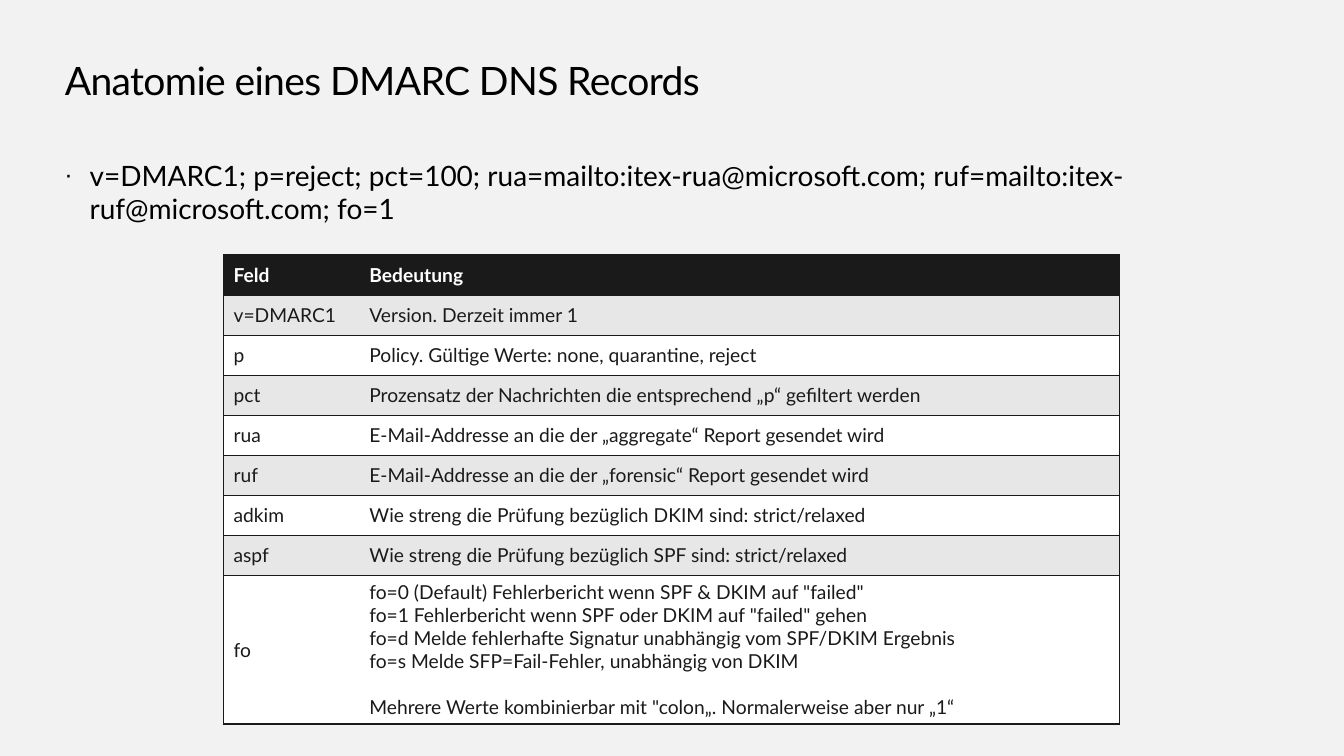
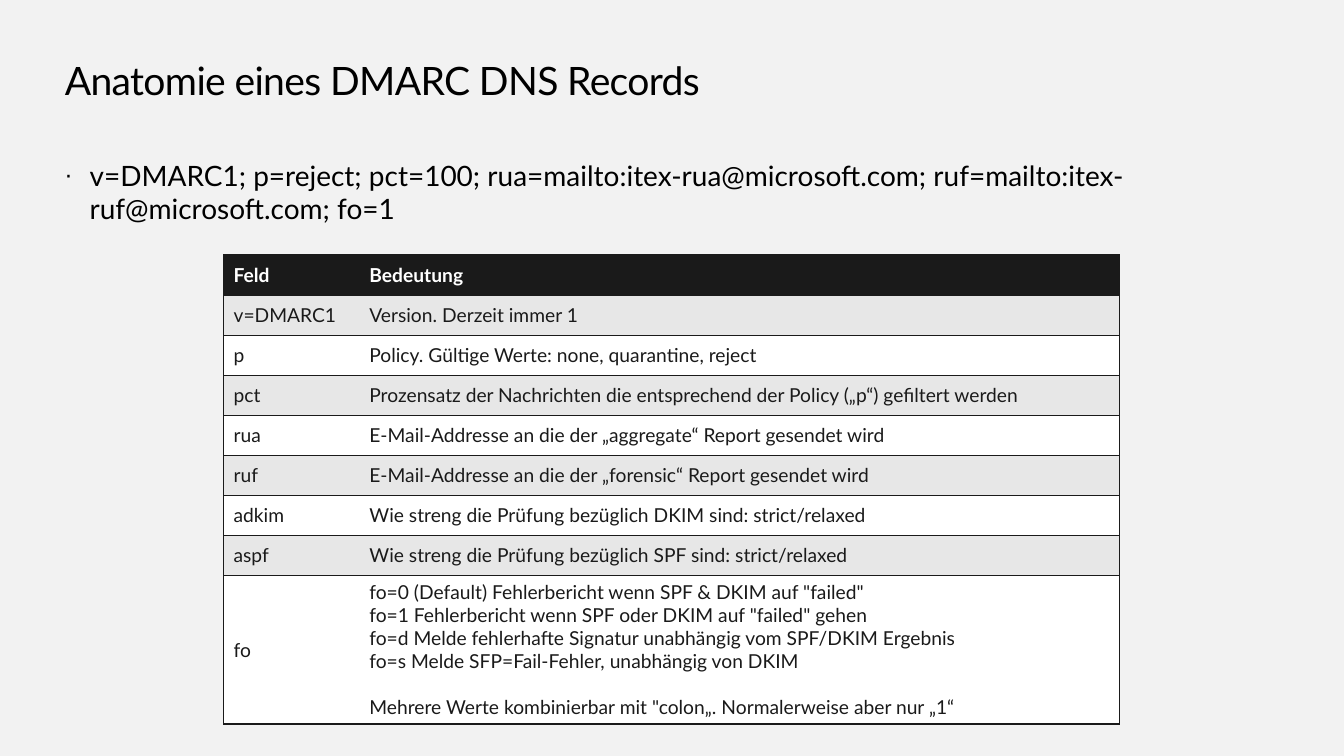
Before and after one commit to EnterpriseTrainingCenter/ExchangeServer, a slide deck: slide 29 of SMEXOP/SMEXOP_V1.0.pptx. Drawn at 1344x756 pixels with LibreOffice and Linux fonts; fonts in the diff are those of the drawing; background and template pictures are left out. Boxes give left, top, right and bottom in pixels: in the first picture for what was removed or moved away, otherwise in the second. Text is boxed around its words. In the diff, an @@ line names an element or a change of style, - is before the commit and + after.

```diff
--- a/SMEXOP/SMEXOP_V1.0.pptx
+++ b/SMEXOP/SMEXOP_V1.0.pptx
@@ table at (223, 255, 1119, 723) @@
-row 4, column 2: Prozensatz der Nachrichten die entsprechend „p“ gefiltert werden
+row 4, column 2: Prozensatz der Nachrichten die entsprechend der Policy („p“) gefiltert werden
```
Also in this commit, not shown: 7 other slides changed, 1 slide added.
